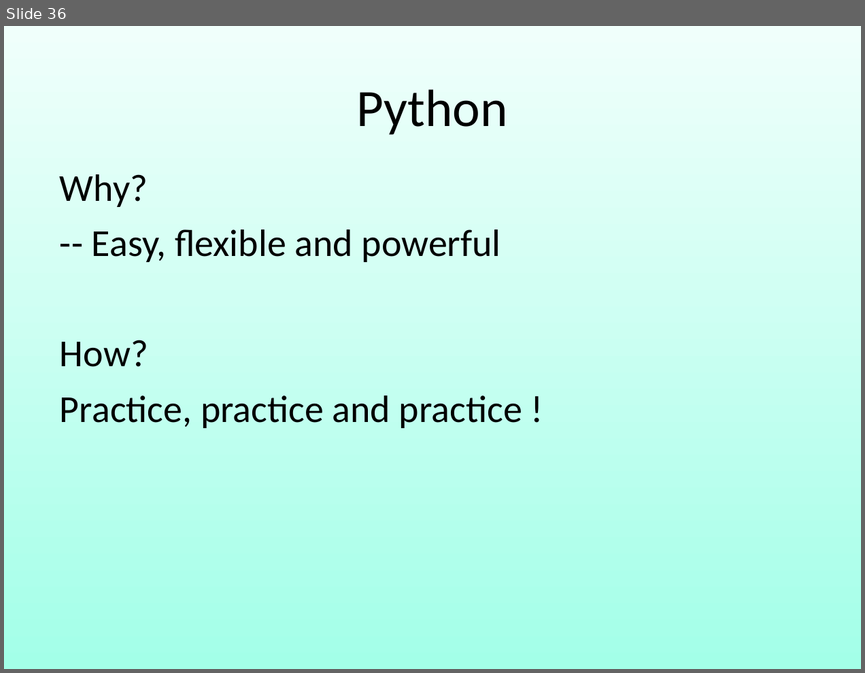
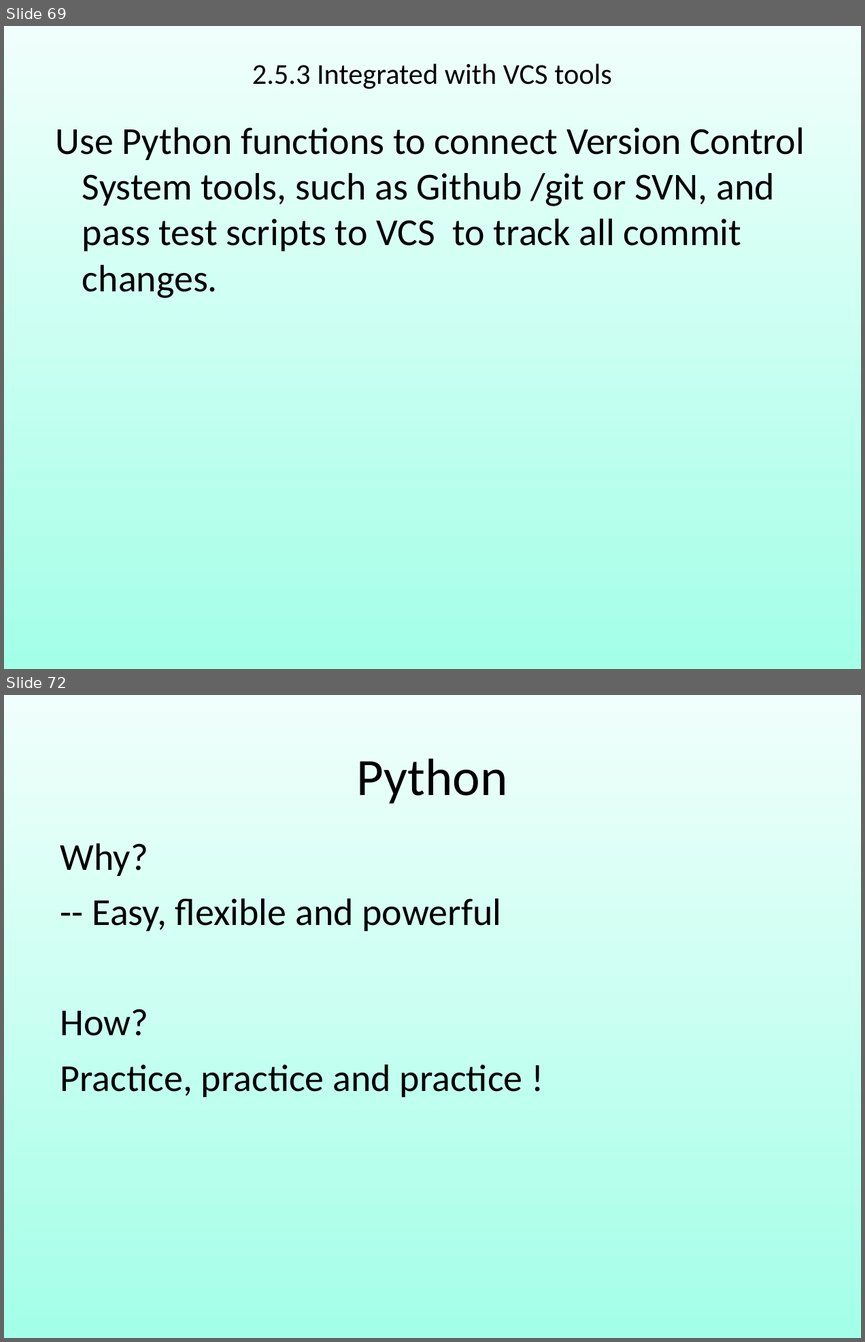
Before and after one commit to robin3795/Data, a slide deck: 2018_1.ppt. Shown one above the other, each under a label of ours: slide 36 before the commit, slides 69 and 72 after it; the slides between them are not shown. The pictures are 865x673 and 865x1342 pixels, drawn with LibreOffice and Linux fonts; fonts in the diff are those of the drawing. Boxes give left, top, right and bottom in pixels: in the first picture for what was removed or moved away, otherwise in the second. Text is boxed around its words. In the diff, an @@ line names an element or a change of style, - is before the commit and + after.

```diff
--- a/2018_1.ppt
+++ b/2018_1.ppt
@@ slide 69 added at box(4, 26, 861, 669), background gradient #F0FFFB to #A3FFE8 @@
@@ free added at box(47, 52, 818, 101), 24.2 pt, text #000000 @@
+2.5.3 Integrated with VCS tools
@@ free added at box(41, 112, 818, 631), 32 pt, text #000000 @@
+Use Python functions to connect Version Control System tools, such as Github /git or SVN, and pass test scripts to VCS to track all commit changes.
@@ what was slide 36 is now slide 72 @@
```
Also in this commit, not shown: 10 slides changed, 38 other slides added, 2 slides removed.
